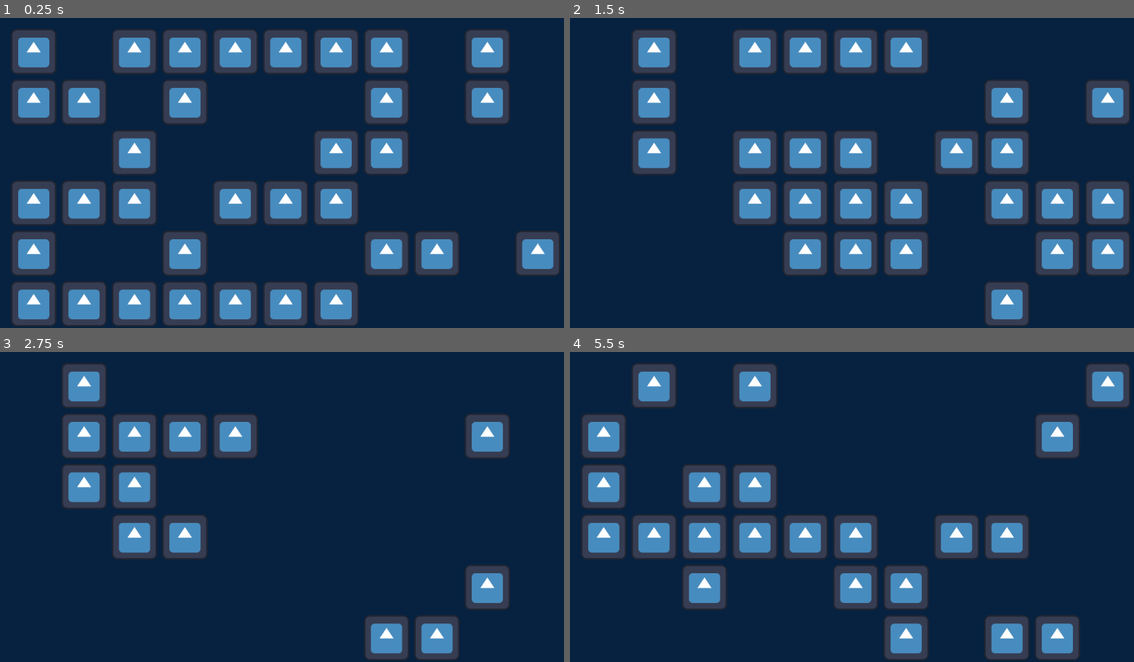
Above: before the commit, frames 1-4 (two rows, left to right).
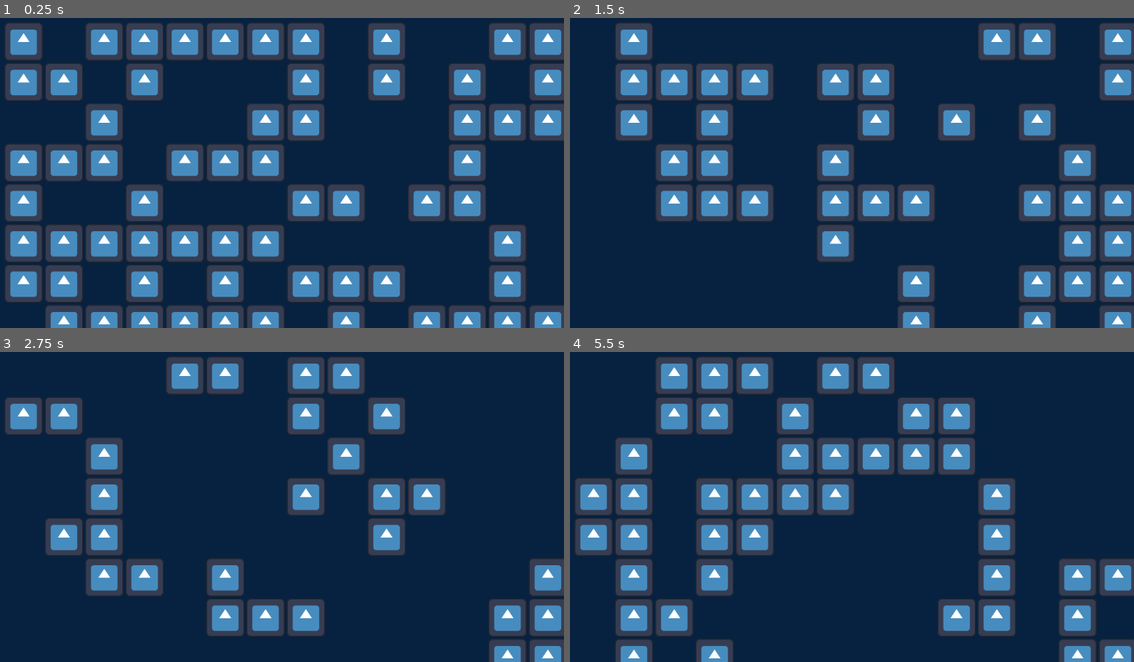
Above: after the commit, the same moments.

Repository: tukaram40k/game-of-life
Game: Godot game, scene res://scenes/main.tscn
Two runs of this game, one before a commit and one after it. Both use one fixed random seed, a clock stepped at 60 frames per second and the inputs below. The engine's default icon, where the game draws it, is replaced by a stand-in: a white triangle on a blue panel in a dark square.
Inputs (mouse positions are in pixels of both pictures, inside the frame that each line leads up to):
- Up to frame 1 (0.25 s): no input
- Up to frame 2 (1.5 s): tap Enter (ui_accept) at 0.5, 0.77 s; move the mouse to (970, 148) at 0.52 s; click (970, 148) at 0.67 s; drag from (727, 182) to (812, 228) at 1.27 s
- Up to frame 3 (2.75 s): move the mouse to (332, 426) at 2.02 s; click (332, 426) at 2.17 s
- Up to frame 4 (5.5 s): drag from (812, 562) to (671, 448) at 2.77 s; move the mouse to (1015, 547) at 3.52 s; click (1015, 547) at 3.67 s; tap Enter (ui_accept) at 3.77, 4.25 s; drag from (671, 448) to (756, 417) at 4.27 s; move the mouse to (874, 497) at 5.02 s; click (874, 497) at 5.17 s

The runs differ from the first frame. In frame 1, 61% of the frame differs, in the area x 0-100%, y 1-100%; in frame 2, 45%; in frame 3, 34%; in frame 4, 45%.

Commit message:
added mouse input to draw new cells

Diff:
--- a/scenes/cell.tscn
+++ b/scenes/cell.tscn
@@ -3,5 +3,5 @@
 [ext_resource type="Texture2D" uid="uid://d1fb6kr3jjbdi" path="res://assets/icon.svg" id="1_bgibf"]
 
 [node name="Cell" type="Sprite2D"]
-scale = Vector2(0.7, 0.7)
+scale = Vector2(0.6, 0.6)
 texture = ExtResource("1_bgibf")
--- a/scenes/main.gd
+++ b/scenes/main.gd
@@ -4,7 +4,7 @@
 @export var cell_scene_basic : PackedScene
 
 # продолжительность цикла игры
-@export var update_interval: float = 0.5
+@export var update_interval: float = 0.2
 
 # референс на нод с таймером
 @onready var timer: Timer = $Timer
@@ -14,7 +14,11 @@
 # размер карты и клеток
 var row_count : int = 50
 var column_count : int = 50
-var cell_size: int = 100
+var cell_size: int = 80
+
+# чтобы клетки рисовать
+var mouse_dragging := false
+var last_edited_cell := Vector2(-1, -1)
 
 # array для клеток
 var cell_matrix: Array = []
@@ -94,6 +98,35 @@
 	if event.is_action_pressed("ui_cancel"):
 		get_tree().quit()
 
+	# реагирует на мышку
+	if event is InputEventMouseButton:
+		if event.button_index == MOUSE_BUTTON_LEFT:
+			mouse_dragging = event.pressed
+			if mouse_dragging:
+				handle_cell_edit(get_global_mouse_position())
+			else:
+				last_edited_cell = Vector2(-1, -1)
+
+	elif event is InputEventMouseMotion and mouse_dragging:
+		handle_cell_edit(get_global_mouse_position())
+
+# эта херь рисует новые клетки когда жмешь мышку
+func handle_cell_edit(mouse_position: Vector2):
+	var local_pos = to_local(mouse_position)
+	var column = int(local_pos.x / cell_size)
+	var row = int(local_pos.y / cell_size)
+
+	if column <= 0 or column >= column_count - 1:
+		return
+	if row <= 0 or row >= row_count - 1:
+		return
+
+	if Vector2(column, row) != last_edited_cell:
+		last_edited_cell = Vector2(column, row)
+
+		cell_matrix[column][row].visible = !cell_matrix[column][row].visible
+		previous_cell_states[column][row] = cell_matrix[column][row].visible
+
 # апдейт, запускается при каждом кадре
 func update_game_state():
 	# копируем позицию каждой клетки в аррэй
